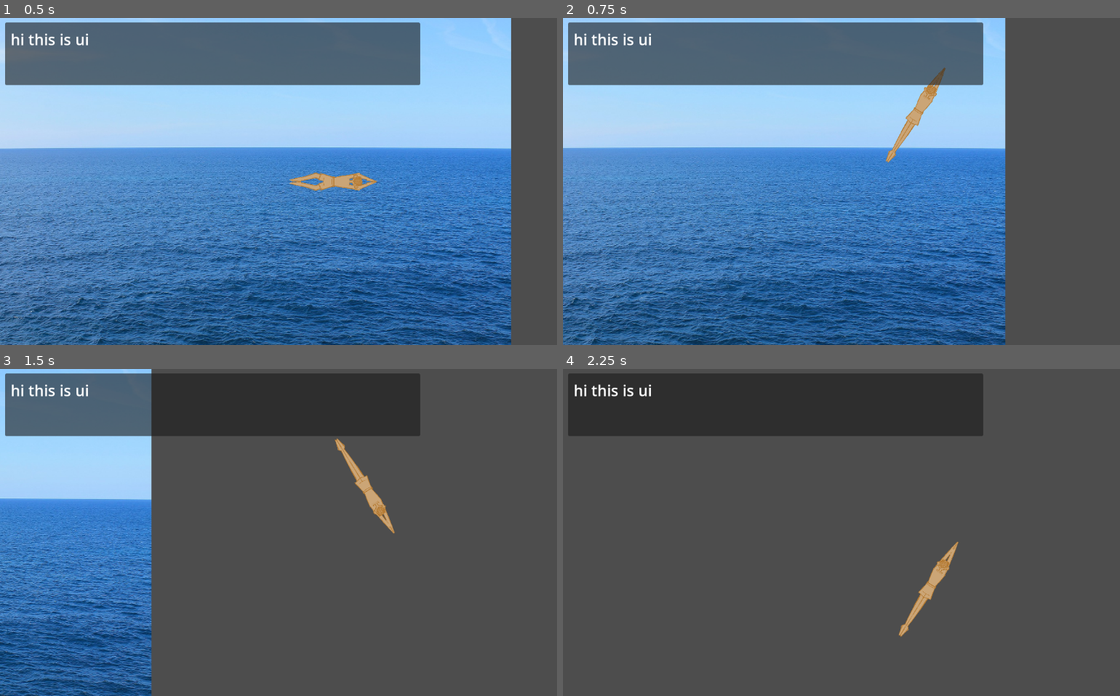
Above: before the commit, frames 1-4 (two rows, left to right).
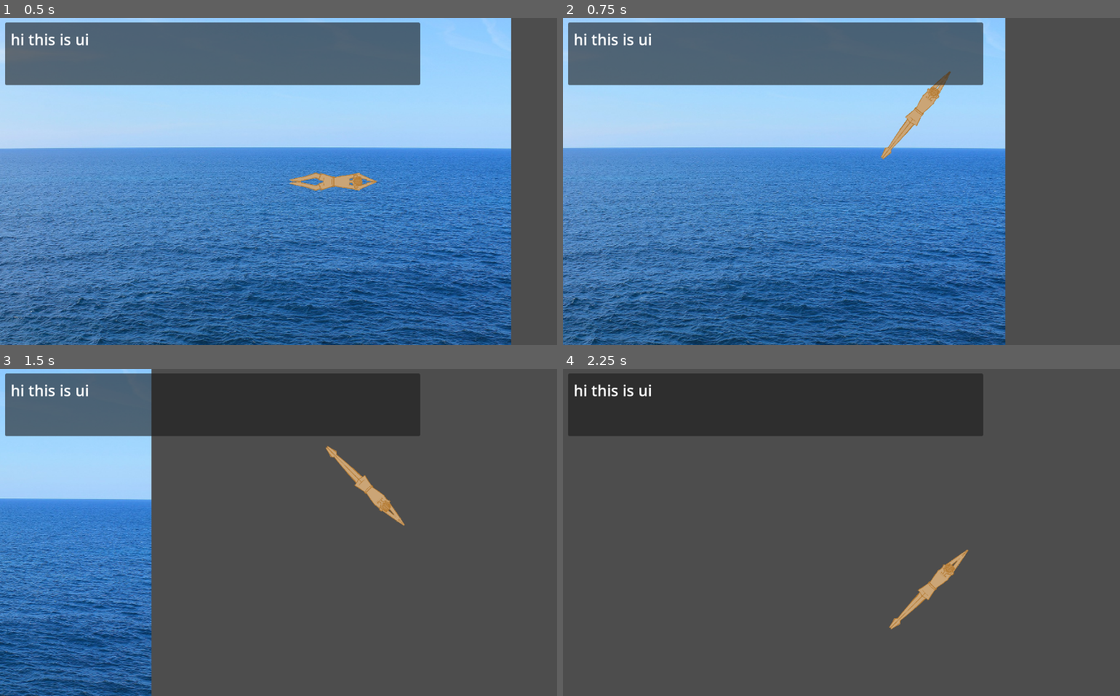
Above: after the commit, the same moments.

Repository: sophieTheProgrammer/microjam-island-61
Game: Godot game, scene res://scenes/game.tscn
The game is run twice, just before and just after one commit, with the same random seed, the same clock (stepped at 60 frames per second) and the same inputs.
Inputs (mouse positions are in pixels of both pictures, inside the frame that each line leads up to):
- Up to frame 1 (0.5 s): no input
- Up to frame 2 (0.75 s): tap Enter (ui_accept) at 0.5 s; move the mouse to (980, 165) at 0.52 s; hold Up (up) from 0.53 s (still down); click (980, 165) at 0.6 s
- Up to frame 3 (1.5 s): tap Enter (ui_accept) at 0.77 s; move the mouse to (172, 548) at 1.27 s; release Up (up) at 1.28 s; hold Down (down) from 1.28 s (still down); click (172, 548) at 1.35 s
- Up to frame 4 (2.25 s): tap Enter (ui_accept) at 1.52 s; move the mouse to (913, 460) at 2.02 s; release Down (down) at 2.03 s; hold Up (up) from 2.03 s (still down); click (913, 460) at 2.1 s

Frame 1 is identical in both runs. In frame 2, 0.5% of the frame differs, in the area x 57-70%, y 15-45%; in frame 3, 0.6%; in frame 4, 0.6%, in the area x 58-73%, y 52-82%.

Commit message:
more player shtuffs

Diff:
--- /dev/null
+++ b/scripts/chunk.tscn
@@ -0,0 +1,13 @@
+[gd_scene format=3 uid="uid://ddr7a0ukypedf"]
+
+[sub_resource type="SegmentShape2D" id="SegmentShape2D_h2h35"]
+a = Vector2(246, -75)
+b = Vector2(252, 242)
+
+[node name="chunk" type="Node2D" unique_id=709913294]
+
+[node name="Area2D" type="Area2D" parent="." unique_id=114175988]
+
+[node name="CollisionShape2D" type="CollisionShape2D" parent="Area2D" unique_id=1490499186]
+position = Vector2(110, 38)
+shape = SubResource("SegmentShape2D_h2h35")
--- a/scripts/player.gd
+++ b/scripts/player.gd
@@ -8,16 +8,15 @@
 var direction = 0
 func _ready() -> void:
 	velocity.x = 0
-func _physics_process(_delta: float) -> void:
-	var viewport := get_viewport_rect().size
+func _physics_process(delta: float) -> void:
 	direction = Input.get_axis("up", "down")
 	velocity.y = move_toward(velocity.y, SPEED * direction * y_multiplier, acceleration * y_multiplier)
 	velocity.x = move_toward(velocity.x, SPEED, acceleration)
-	if position.y + buffer > viewport.y/2:
+	if position.y + buffer > Global.viewport.y/2:
 		velocity.y = 0
-		position.y = viewport.y/2 - buffer
-	elif position.y - buffer < -viewport.y/2:
+		position.y = Global.viewport.y/2 - buffer
+	elif position.y - buffer < -Global.viewport.y/2:
 		velocity.y = 0
-		position.y = -viewport.y/2 + buffer
-	self.rotation = direction * 45
+		position.y = -Global.viewport.y/2 + buffer
+	self.rotation = lerp_angle(self.rotation, direction*45, 10 * delta)
 	move_and_slide()
